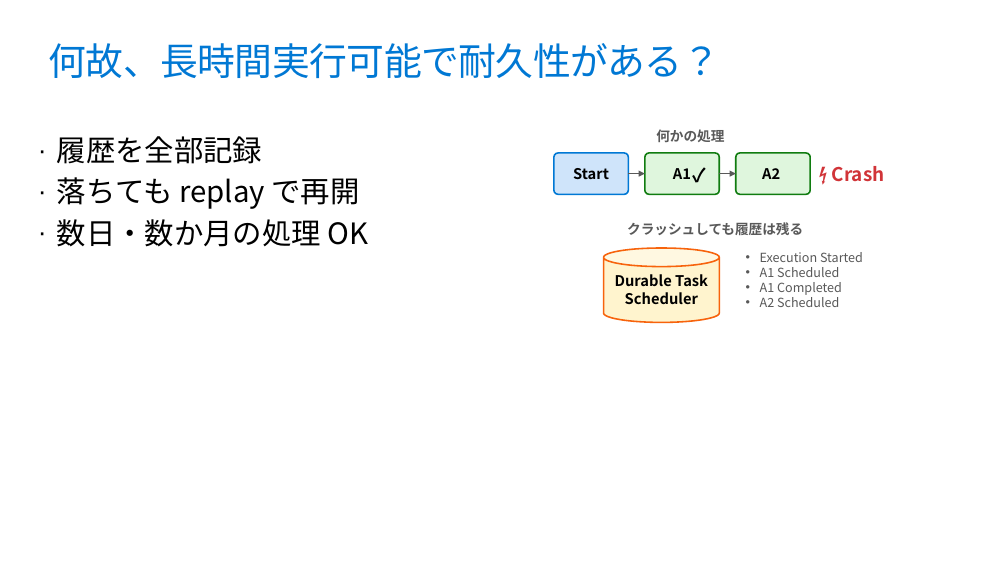
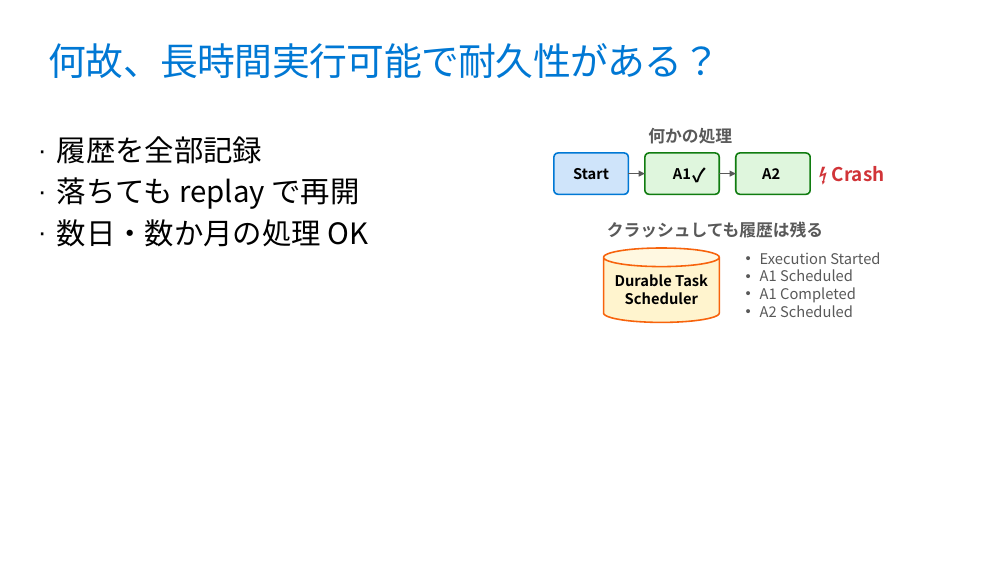
Before and after one commit to runceel/yonayona-durable, a slide deck: slide 11 of slides/slides.pptx. Drawn at 1008x567 pixels with LibreOffice and Linux fonts; fonts in the diff are those of the drawing; background and template pictures are left out. Boxes give left, top, right and bottom in pixels: in the first picture for what was removed or moved away, otherwise in the second. Text is boxed around its words. In the diff, an @@ line names an element or a change of style, - is before the commit and + after.

Commit message:
slides.pptxを更新
slides.pptxファイルにバイナリレベルの変更を加えました。具体的な内容は差分からは不明ですが、プレゼンテーション資料に何らかの修正または更新が行われています。

```diff
--- a/slides/slides.pptx
+++ b/slides/slides.pptx
@@ text "何かの処理" at <box>648,128,732,144</box>: size 13 to 16 pt @@
@@ text "クラッシュしても履歴は残る" at <box>607,221,823,238</box>: size 13 to 16 pt @@
@@ text "Execution Started" at <box>760,252,880,317</box>: size 12 to 14 pt @@
```
Also in this commit, not shown: 4 other slides changed, 2 slides added, 1 slide removed.
